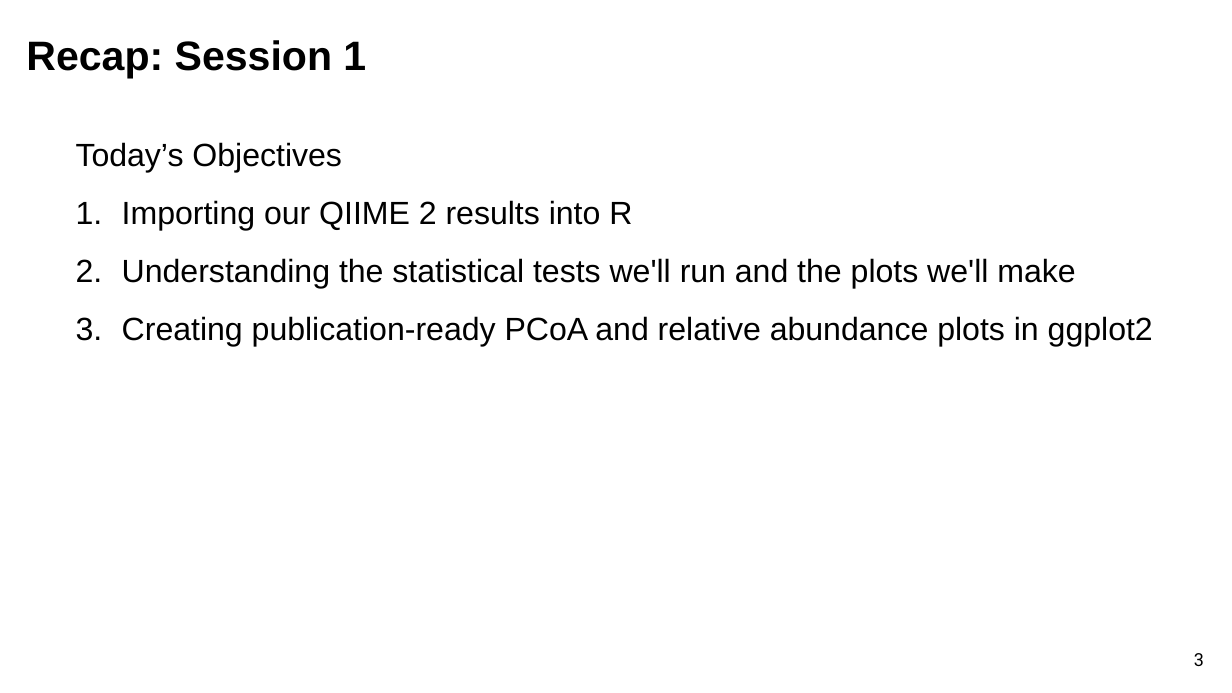
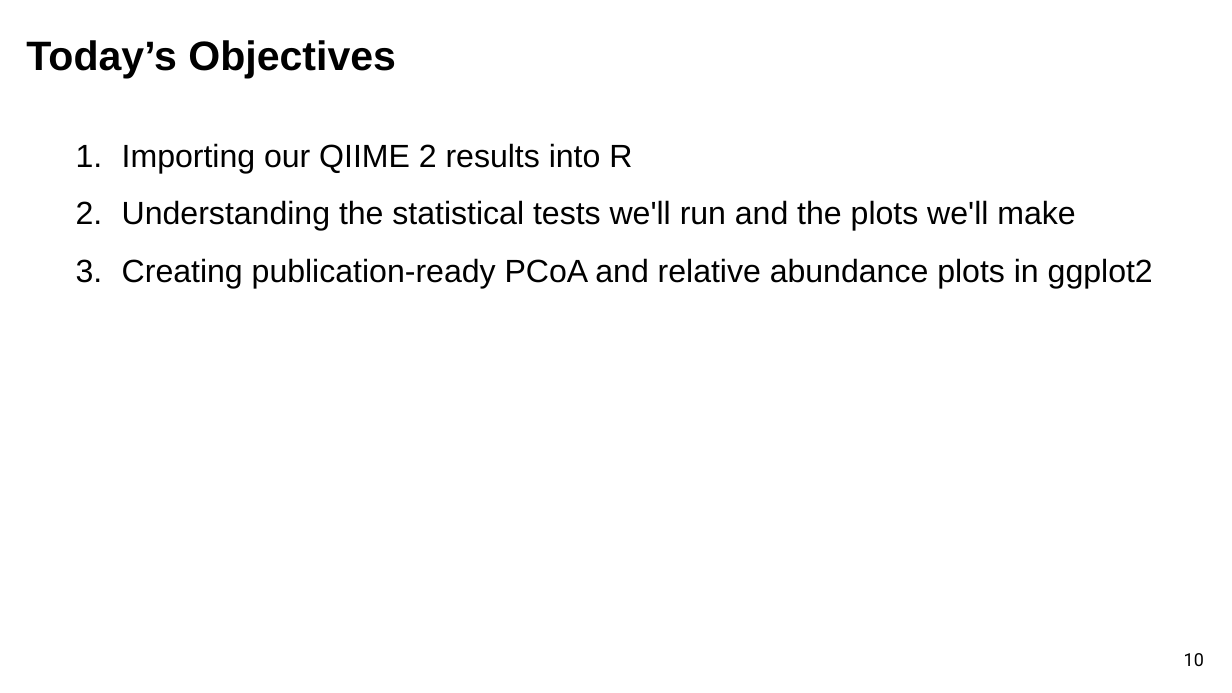
Before and after one commit to sabahzero/UPRM_QIIME2workshop, a slide deck: slide 11 of lectures/Lecture3_UlHasan.pptx (slide 4 before the commit). Drawn at 1232x693 pixels with LibreOffice and Linux fonts; fonts in the diff are those of the drawing. Boxes give left, top, right and bottom in pixels: in the first picture for what was removed or moved away, otherwise in the second. Text is boxed around its words. In the diff, an @@ line names an element or a change of style, - is before the commit and + after.

```diff
--- a/lectures/Lecture3_UlHasan.pptx
+++ b/lectures/Lecture3_UlHasan.pptx
@@ text at (x1=26, y1=40, x2=396, y2=78): text changed @@
-Recap: Session 1
+Today’s Objectives
@@ text at (x1=76, y1=142, x2=342, y2=173): paragraph removed @@
-Today’s Objectives
@@ page number at (x1=1184, y1=653, x2=1204, y2=666): text changed @@
-3
+10
```
Also in this commit, not shown: 3 other slides changed, 9 slides added, 2 slides removed, 2 other files.
